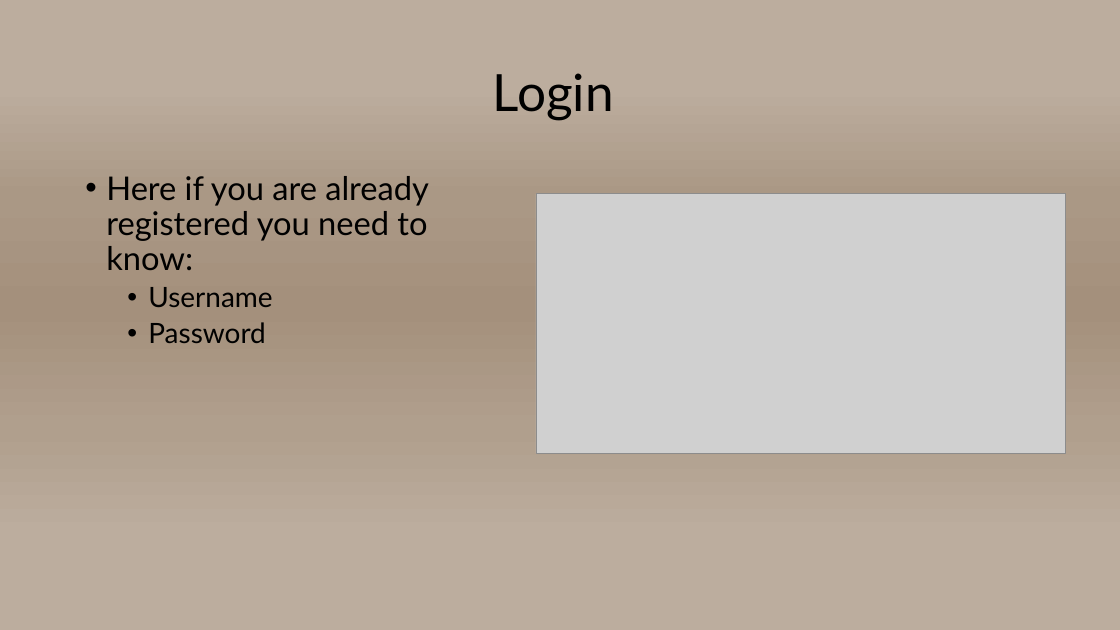
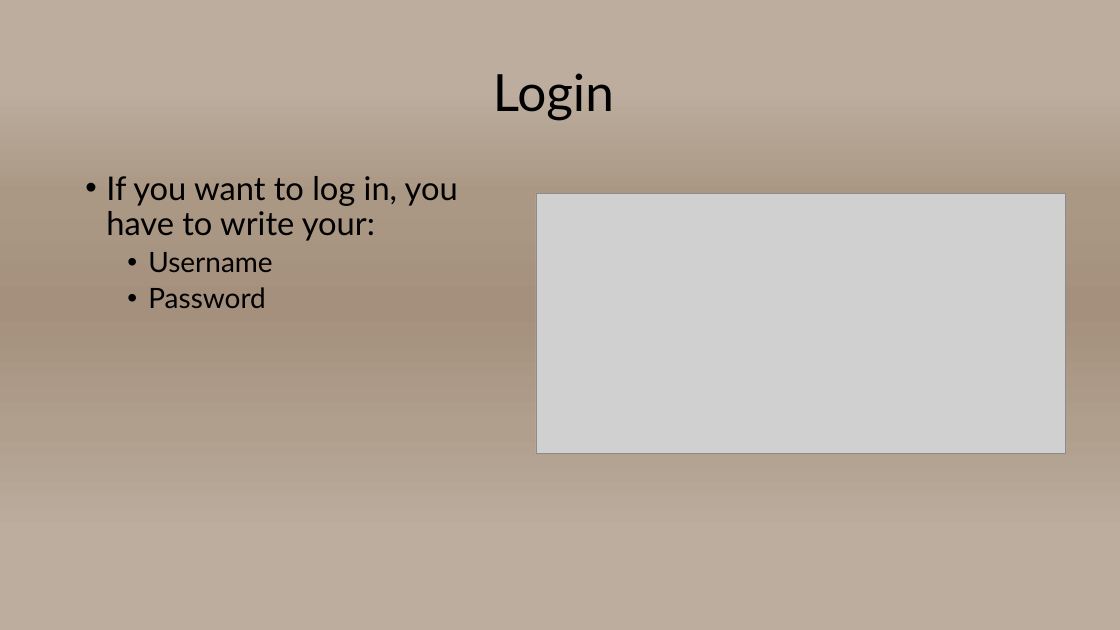
Before and after one commit to szpatrik0528/SoulPactum, a slide deck: slide 4 of Powerpoint/SoulPactum Webshop.pptx. Drawn at 1120x630 pixels with LibreOffice and Linux fonts; fonts in the diff are those of the drawing; grey boxes stand for pictures. Boxes give left, top, right and bottom in pixels: in the first picture for what was removed or moved away, otherwise in the second. Text is boxed around its words. In the diff, an @@ line names an element or a change of style, - is before the commit and + after.

```diff
--- a/Powerpoint/SoulPactum Webshop.pptx
+++ b/Powerpoint/SoulPactum Webshop.pptx
@@ text at <box>106,176,458,241</box>: text changed @@
-• Here if you are already registered you need to know:
+• If you want to log in, you have to write your:
```
Also in this commit, not shown: 7 other slides changed, 1 slide added, 1 slide removed, 1 other file.
